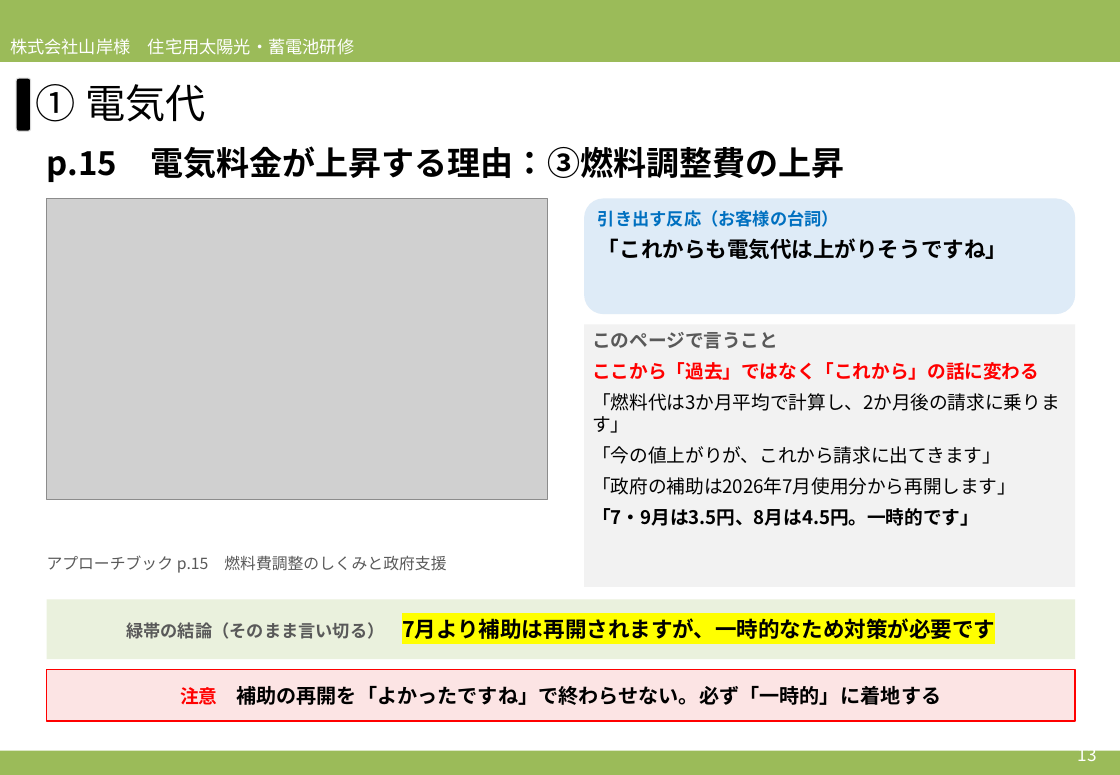
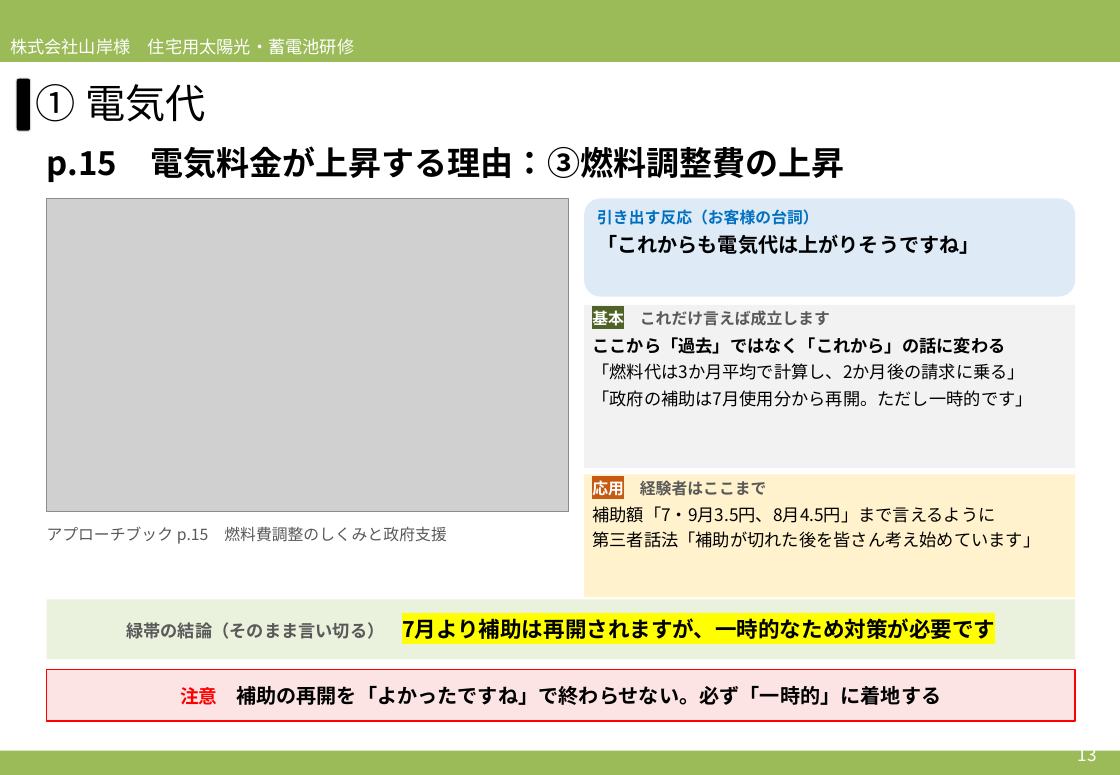
Before and after one commit to soshiro-iki-sys/-, a slide deck: slide 13 of slides/2026営業研修_必要性訴求パート_アプローチブックの伝え方.pptx. Drawn at 1120x775 pixels with LibreOffice and Linux fonts; fonts in the diff are those of the drawing; grey boxes stand for pictures. Boxes give left, top, right and bottom in pixels: in the first picture for what was removed or moved away, otherwise in the second. Text is boxed around its words. In the diff, an @@ line names an element or a change of style, - is before the commit and + after.

```diff
--- a/slides/2026営業研修_必要性訴求パート_アプローチブックの伝え方.pptx
+++ b/slides/2026営業研修_必要性訴求パート_アプローチブックの伝え方.pptx
@@ picture: place and size @@
-picture at box(47, 199, 548, 500)
+picture at box(47, 199, 569, 512)
@@ rounded rectangle "引き出す反応（お客様の台詞）": place and size @@
-rounded rectangle "引き出す反応（お客様の台詞）" at box(584, 199, 1076, 314)
+rounded rectangle "引き出す反応（お客様の台詞）" at box(584, 199, 1076, 297)
@@ rounded rectangle "引き出す反応（お客様の台詞）" at box(584, 199, 1076, 297): size 12 to 11 pt in "引き出す反応（お客様の台詞）"; size 15 to 14 pt in "「これからも電気代は上がりそうですね」"; less space between paragraphs @@
@@ rectangle "基本 これだけ言えば成立します": place and size @@
-rectangle "基本 これだけ言えば成立します" at box(584, 325, 1076, 587)
+rectangle "基本 これだけ言えば成立します" at box(584, 305, 1076, 468)
@@ text in rectangle at box(592, 310, 830, 326): text changed; size 13 to 11 pt @@
-このページで言うこと
+基本 これだけ言えば成立します
@@ text in rectangle at box(592, 337, 1005, 354): size 13 to 12 pt, text colour #FF0000 to #000000 in "ここから「過去」ではなく「これから」の話に変わる"; less space between paragraphs @@
@@ text in rectangle at box(592, 363, 1032, 407): text changed; size 13 to 12 pt @@
-「燃料代は3か月平均で計算し、2か月後の請求に乗ります」
-「今の値上がりが、これから請求に出てきます」
-「政府の補助は2026年7月使用分から再開します」
-「7・9月は3.5円、8月は4.5円。一時的です」
+「燃料代は3か月平均で計算し、2か月後の請求に乗る」
+「政府の補助は7月使用分から再開。ただし一時的です」
@@ rectangle added at box(584, 475, 1076, 598), fill #FFF2CC, 12 pt, text #000000 @@
+応用 経験者はここまで
+補助額「7・9月3.5円、8月4.5円」まで言えるように
+第三者話法「補助が切れた後を皆さん考え始めています」
@@ text "アプローチブック p.15 燃料費調整のしくみと政府支援": place and size @@
-text "アプローチブック p.15 燃料費調整のしくみと政府支援" at box(47, 555, 446, 573)
+text "アプローチブック p.15 燃料費調整のしくみと政府支援" at box(47, 526, 446, 544)
```
Also in this commit, not shown: 22 other slides changed, 1 slide added, 3 other files.
